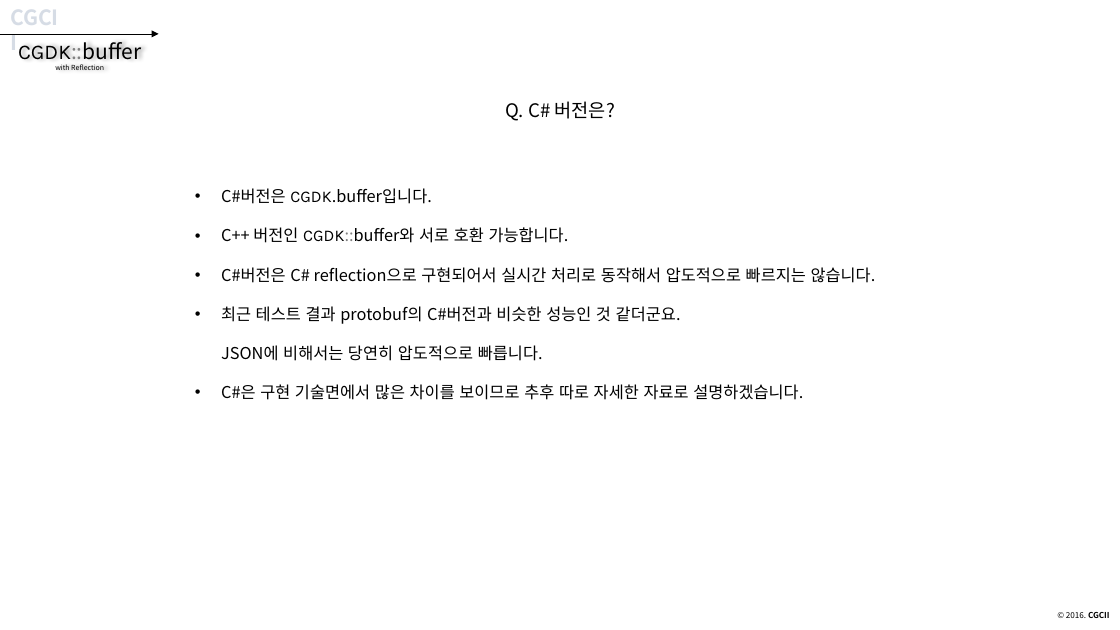
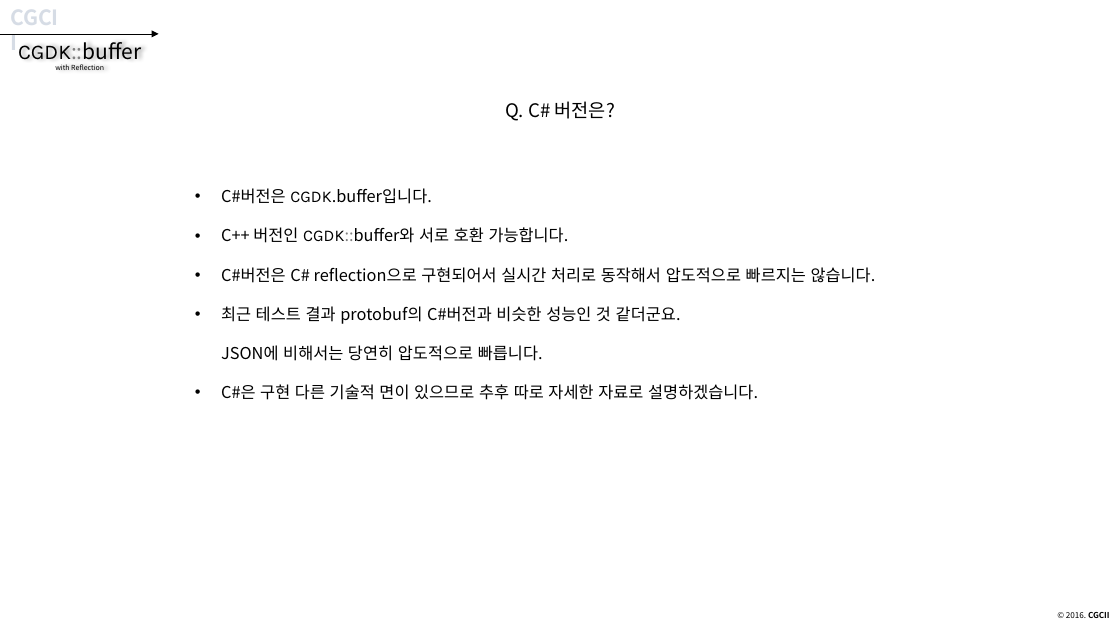
Before and after one commit to CGLabs/CGDK.buffer, a slide deck: slide 46 of C++/document/intruduce_CGDK.buffer.pptx. Drawn at 1120x630 pixels with LibreOffice and Linux fonts; fonts in the diff are those of the drawing. Boxes give left, top, right and bottom in pixels: in the first picture for what was removed or moved away, otherwise in the second. Text is boxed around its words. In the diff, an @@ line names an element or a change of style, - is before the commit and + after.

```diff
--- a/C++/document/intruduce_CGDK.buffer.pptx
+++ b/C++/document/intruduce_CGDK.buffer.pptx
@@ text at [221,384,758,400]: text changed @@
-• C#은 구현 기술면에서 많은 차이를 보이므로 추후 따로 자세한 자료로 설명하겠습니다.
+• C#은 구현 다른 기술적 면이 있으므로 추후 따로 자세한 자료로 설명하겠습니다.
```
Also in this commit, not shown: 17 other slides changed, 1 slide removed.
